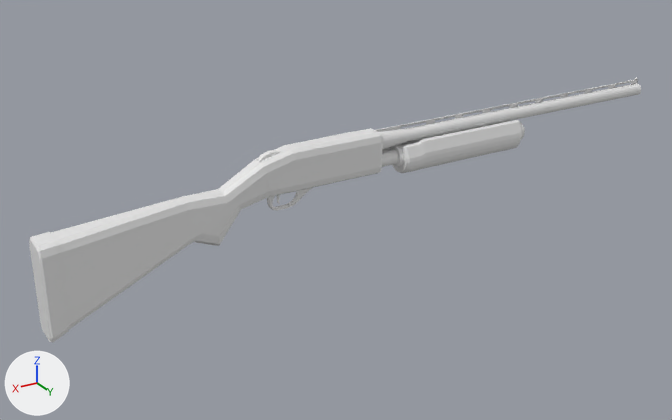
Two versions of the FBX model Assets/Models/Shotgun/Shotgun.fbx, one commit apart.
Before and after are seen from a camera (50 mm lens) standing at (4.08, 6.16, 2.76) and looking at (0.29, -0.16, -0.4). The axes (+X, +Y, +Z) are drawn at lower left. The lights are the same throughout. Where no turn or scale is listed for an object, it has been applied to the vertices.

Objects in the first picture: 'Body'.
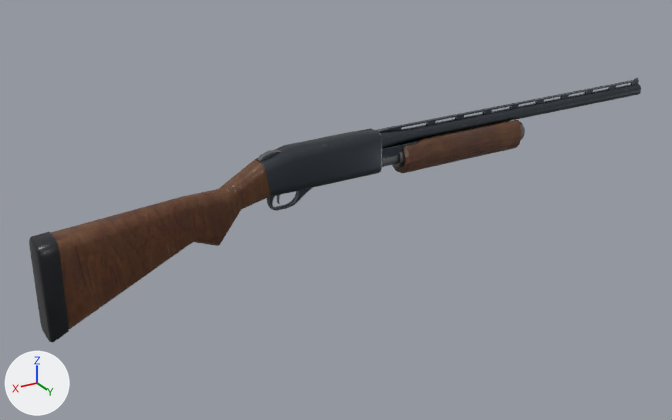
Scene script edits in JSON lines:
```json
{"op": "add", "block": "img_shotgun_shotgun_normal_png", "code": ["img_shotgun_shotgun_normal_png = load_image('Shotgun_Shotgun_Normal.png', 'Shotgun_Shotgun_Normal.png', 2048, 2048, 'Non-Color')"]}
{"op": "add", "block": "img_shotgun_shotgun_metallicsmoothness_png", "code": ["img_shotgun_shotgun_metallicsmoothness_png = load_image('Shotgun_Shotgun_MetallicSmoothness.png', 'Shotgun_Shotgun_MetallicSmoothness.png', 2048, 2048, 'Non-Color')"]}
{"op": "add", "block": "img_shotgun_shotgun_albedotransparency_png", "code": ["img_shotgun_shotgun_albedotransparency_png = load_image('Shotgun_Shotgun_AlbedoTransparency.png', 'Shotgun_Shotgun_AlbedoTransparency.png', 2048, 2048, 'sRGB')"]}
{"block": "mat_shotgun", "where": "n0 = _N.new('ShaderNodeBsdfPrincipled'); n0.name = 'Principled BSDF'"}
{"op": "add", "block": "mat_shotgun", "code": "n0.inputs[2].default_value = 0.345  # 'Roughness'"}
{"op": "add", "block": "mat_shotgun", "code": "n2 = _N.new('ShaderNodeTexImage'); n2.name = 'Image Texture'"}
{"op": "add", "block": "mat_shotgun", "code": "n2.image = img_shotgun_shotgun_albedotransparency_png"}
{"op": "add", "block": "mat_shotgun", "code": "n3 = _N.new('ShaderNodeTexImage'); n3.name = 'Image Texture.001'"}
{"op": "add", "block": "mat_shotgun", "code": "n3.image = img_shotgun_shotgun_metallicsmoothness_png"}
{"op": "add", "block": "mat_shotgun", "code": "n4 = _N.new('ShaderNodeTexImage'); n4.name = 'Image Texture.002'"}
{"op": "add", "block": "mat_shotgun", "code": "n4.image = img_shotgun_shotgun_normal_png"}
{"op": "add", "block": "mat_shotgun", "code": "n5 = _N.new('ShaderNodeNormalMap'); n5.name = 'Normal Map'"}
{"op": "add", "block": "mat_shotgun", "code": "_L.new(n2.outputs[0], n0.inputs[0])  # 'Color' to 'Base Color'"}
{"op": "add", "block": "mat_shotgun", "code": "_L.new(n3.outputs[0], n0.inputs[1])  # 'Color' to 'Metallic'"}
{"op": "add", "block": "mat_shotgun", "code": "_L.new(n4.outputs[0], n5.inputs[1])  # 'Color' to 'Color'"}
{"op": "add", "block": "mat_shotgun", "code": "_L.new(n5.outputs[0], n0.inputs[5])  # 'Normal' to 'Normal'"}
```

Boxes [x1, y1, x2, y2] around the edits, measured in the pictures (672 x 420 px):
```json
{"object": "Body", "change": "surface changed", "before": [29, 78, 641, 342], "after": [29, 78, 641, 342]}
```
